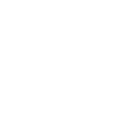
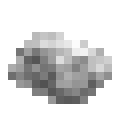
Revision of a layered 128×128 image; what changed, layer by layer:
showed "Layer 4" over [left=8, top=32, right=112, bottom=104]
